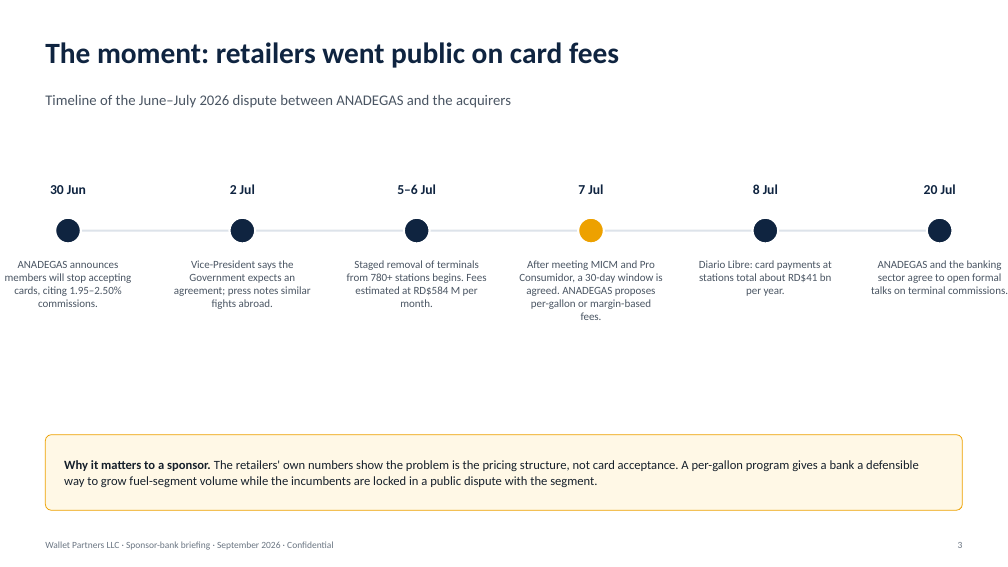
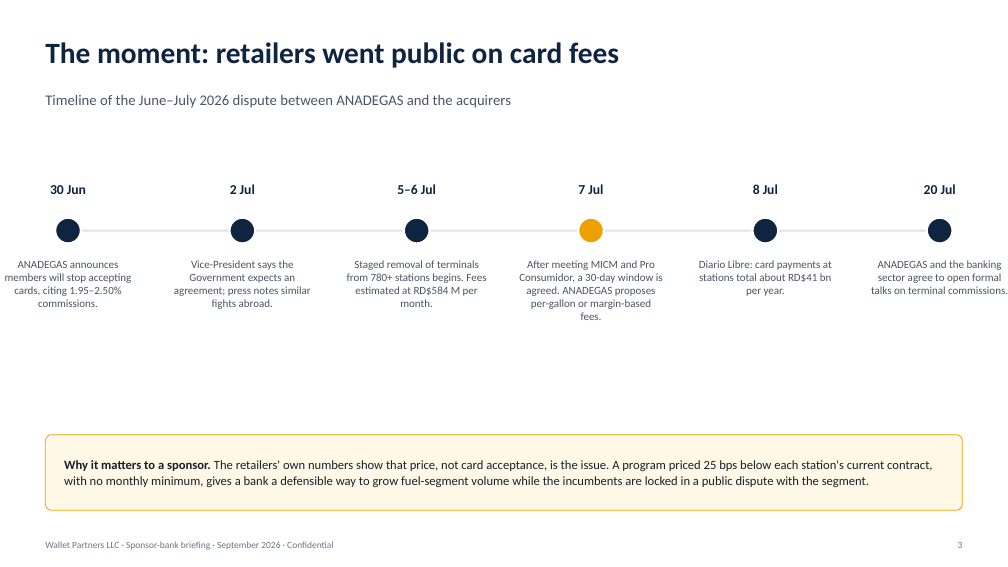
Before and after one commit to arullo1980/Family-Pharmacy, a slide deck: slide 3 of deck/Wallet-Partners-Sponsor-Bank-Deck.pptx. Drawn at 1008x567 pixels with LibreOffice and Linux fonts; fonts in the diff are those of the drawing. Boxes give left, top, right and bottom in pixels: in the first picture for what was removed or moved away, otherwise in the second. Text is boxed around its words. In the diff, an @@ line names an element or a change of style, - is before the commit and + after.

```diff
--- a/deck/Wallet-Partners-Sponsor-Bank-Deck.pptx
+++ b/deck/Wallet-Partners-Sponsor-Bank-Deck.pptx
@@ text at [64,460,932,487]: text changed @@
-Why it matters to a sponsor. The retailers' own numbers show the problem is the pricing structure, not card acceptance. A per-gallon program gives a bank a defensible way to grow fuel-segment volume while the incumbents are locked in a public dispute with the segment.
+Why it matters to a sponsor. The retailers' own numbers show that price, not card acceptance, is the issue. A program priced 25 bps below each station's current contract, with no monthly minimum, gives a bank a defensible way to grow fuel-segment volume while the incumbents are locked in a public dispute with the segment.
```
Also in this commit, not shown: 7 other slides changed, 50 other files.
